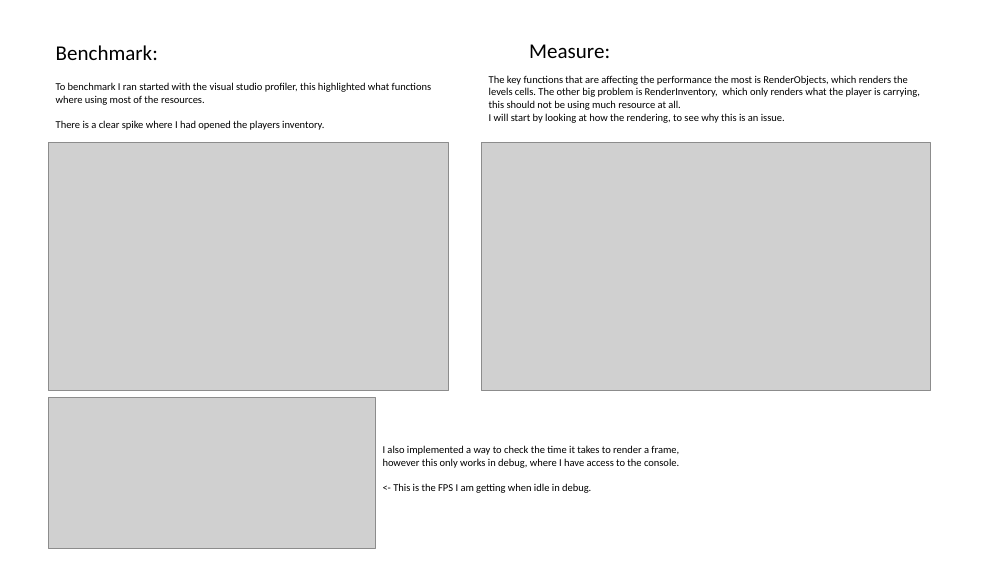
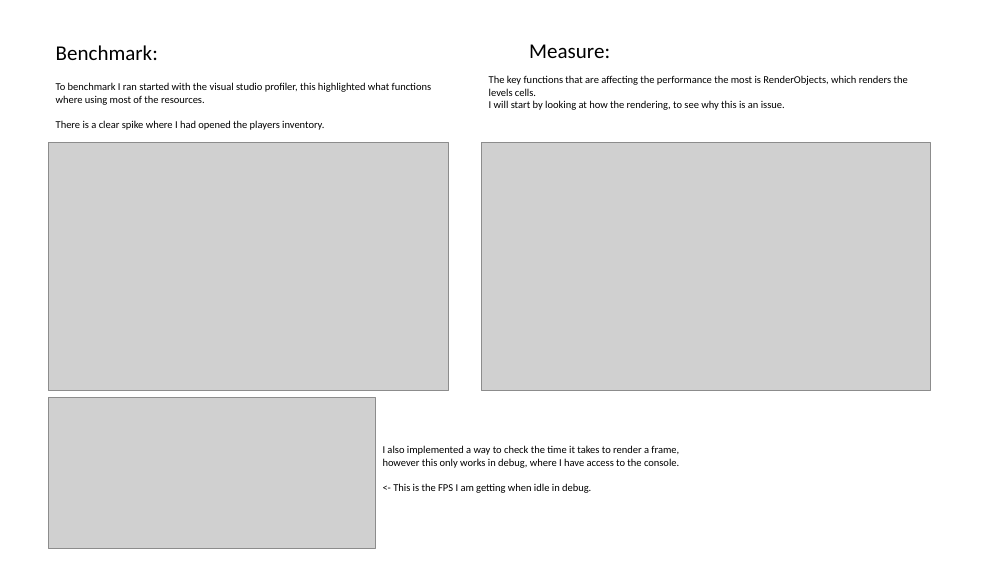
Before and after one commit to Alli1223/comp350-optimisation, a slide deck: slide 2 of OptmisationProcess.pptx. Drawn at 1008x567 pixels with LibreOffice and Linux fonts; fonts in the diff are those of the drawing; grey boxes stand for pictures. Boxes give left, top, right and bottom in pixels: in the first picture for what was removed or moved away, otherwise in the second. Text is boxed around its words. In the diff, an @@ line names an element or a change of style, - is before the commit and + after.

Commit message:
Added performance stats

```diff
--- a/OptmisationProcess.pptx
+++ b/OptmisationProcess.pptx
@@ text at [489,75,908,96]: text changed @@
-The key functions that are affecting the performance the most is RenderObjects, which renders the levels cells. The other big problem is RenderInventory, which only renders what the player is carrying,
-this should not be using much resource at all.
+The key functions that are affecting the performance the most is RenderObjects, which renders the levels cells.
```
Also in this commit, not shown: 1 other slide changed, 9 other files.
